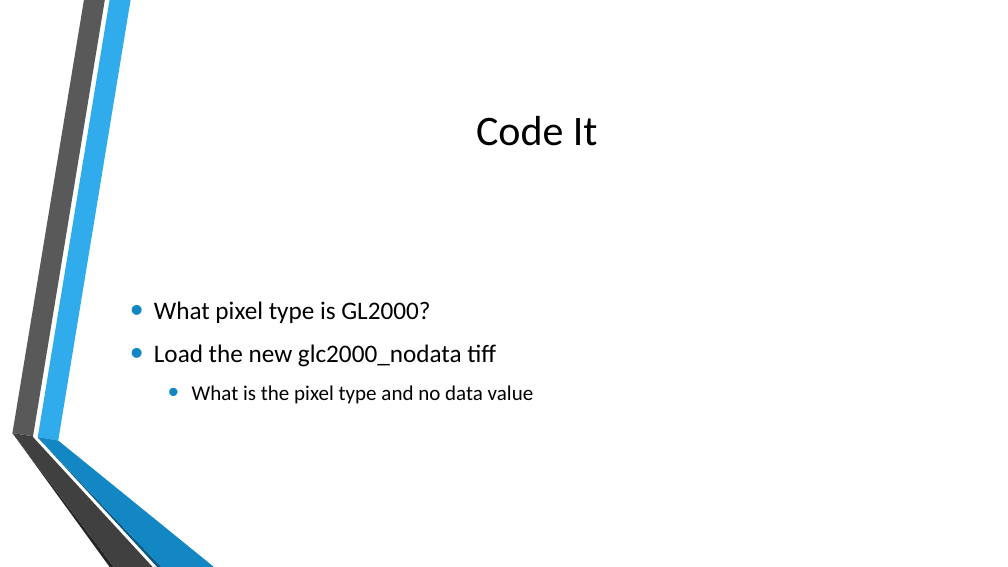
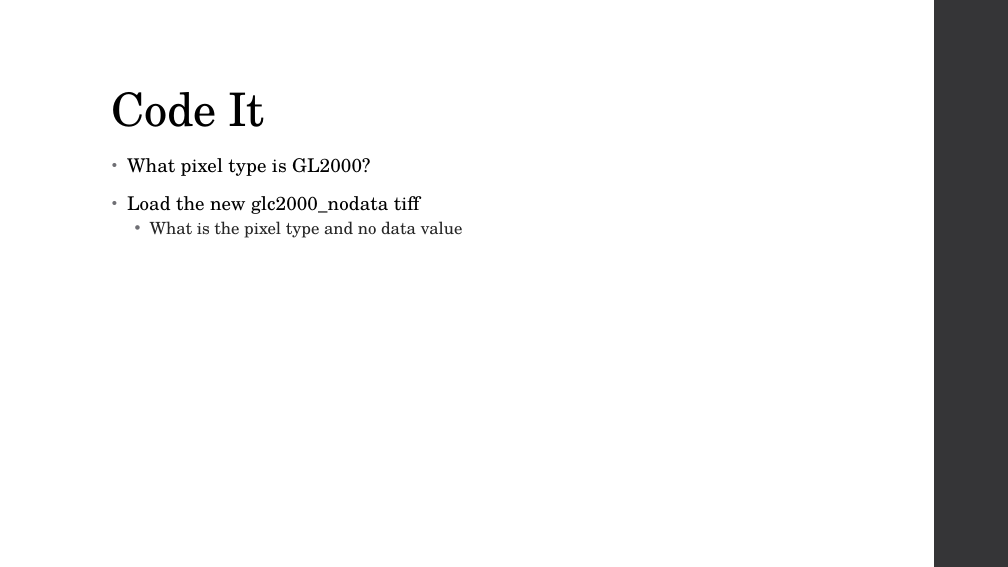
Before and after one commit to MGIS-UMN/GIS5577_week8, a slide deck: slide 8 of Raster_analysis.odp. Drawn at 1008x567 pixels with LibreOffice and Linux fonts; fonts in the diff are those of the drawing; background and template pictures are left out. Boxes give left, top, right and bottom in pixels: in the first picture for what was removed or moved away, otherwise in the second. Text is boxed around its words. In the diff, an @@ line names an element or a change of style, - is before the commit and + after.

```diff
--- a/Raster_analysis.odp
+++ b/Raster_analysis.odp
@@ freeform shape added at (x1=934, y1=0, x2=1008, y2=567), fill #353537 @@
@@ title "Code It" moved from (x1=476, y1=116, x2=598, y2=146) to (x1=112, y1=92, x2=264, y2=127) @@
@@ title "Code It" at (x1=112, y1=92, x2=264, y2=127): size 40 to 44 pt, font Calibri to TeX Gyre Schola, letter spacing 0 to -0.5 pt; alignment centre to left; line spacing 1 to 0.9; vertical alignment middle to bottom @@
@@ text "What pixel type is GL2000?" moved from (x1=154, y1=301, x2=534, y2=404) to (x1=127, y1=158, x2=463, y2=238) @@
@@ text "What pixel type is GL2000?" at (x1=127, y1=158, x2=463, y2=238): size 24 to 18 pt, letter spacing 0 to 0.1 pt in "What pixel type is GL2000?", "Load the new glc2000_nodata tiff"; font Calibri to TeX Gyre Schola; size 20 to 16 pt, text colour #000000 to #262626 in "What is the pixel type and no ..."; indent changed; line spacing 1 to 0.95; more space between paragraphs; bullet colour #1287C3 to #6F6F74; line spacing 1 to 0.9; less space between paragraphs; vertical alignment middle to top @@
@@ group removed at (x1=12, y1=0, x2=214, y2=567): 6 freeform shapes @@
```
Also in this commit, not shown: 22 other slides changed.
